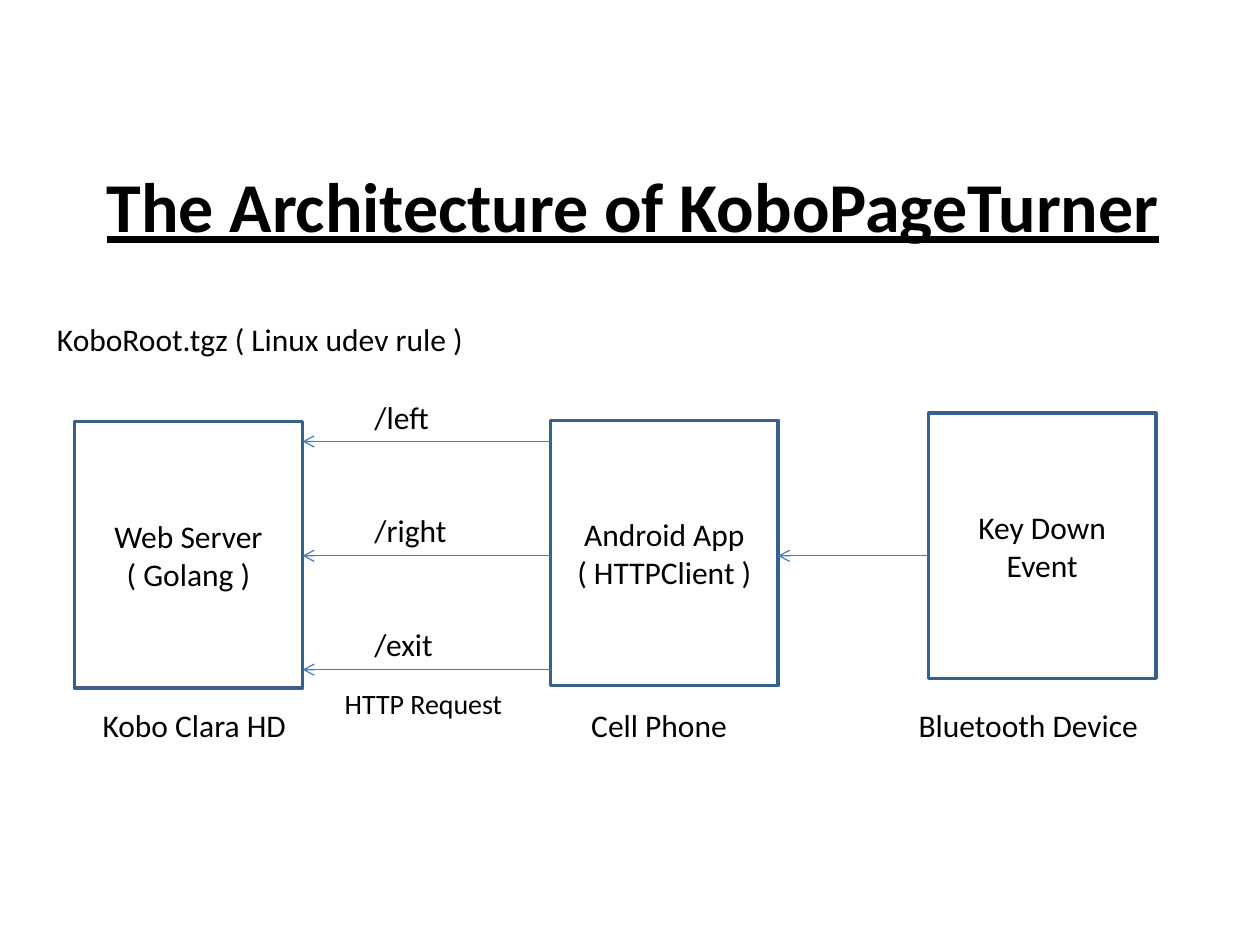
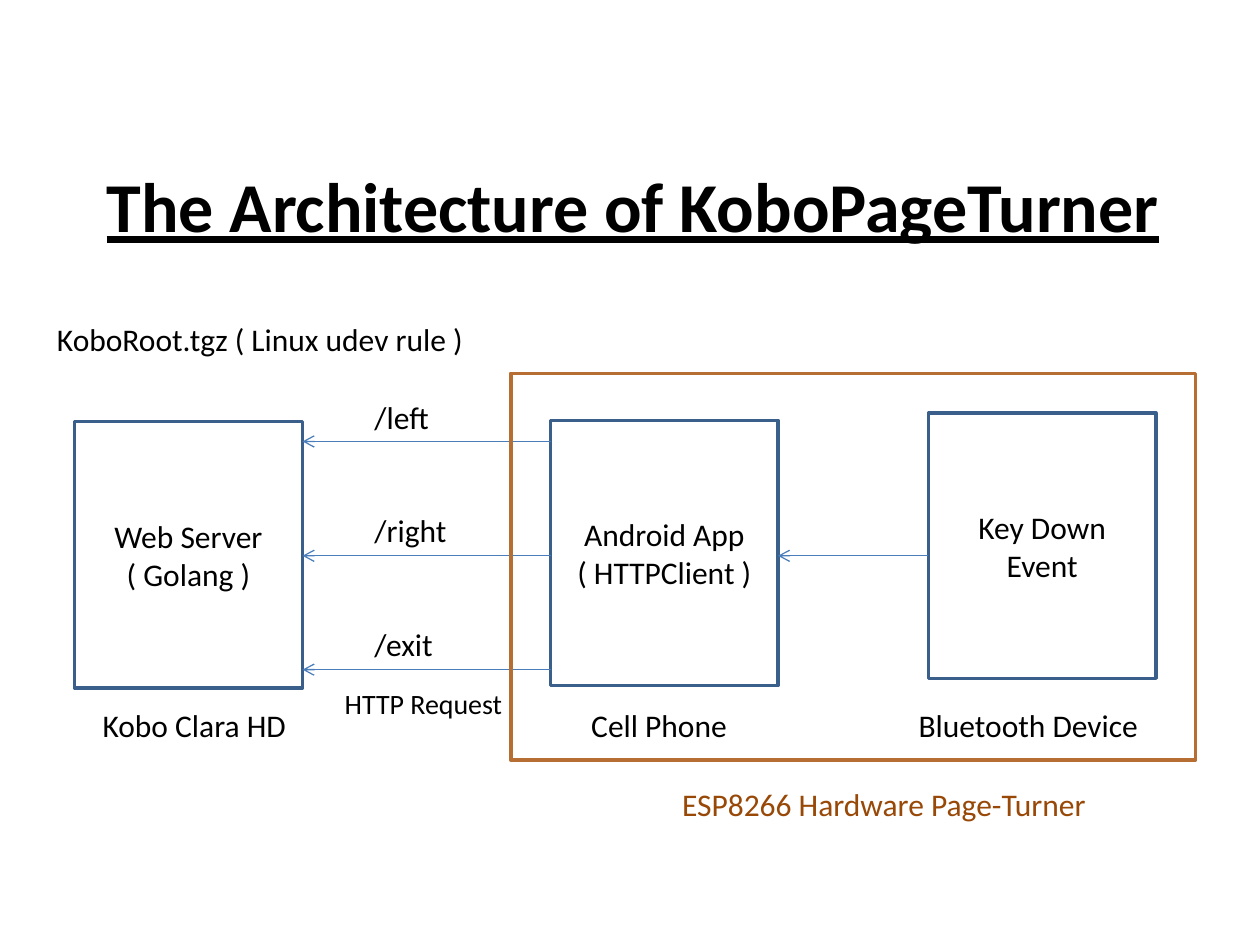
Before and after one commit to tylpk1216/KoboPageTurner, a slide deck: slide 1 of Doc/KoboPageTurner.pptx. Drawn at 1260x945 pixels with LibreOffice and Linux fonts; fonts in the diff are those of the drawing. Boxes give left, top, right and bottom in pixels: in the first picture for what was removed or moved away, otherwise in the second. Text is boxed around its words. In the diff, an @@ line names an element or a change of style, - is before the commit and + after.

Commit message:
Add ESP8266 in architecture.

```diff
--- a/Doc/KoboPageTurner.pptx
+++ b/Doc/KoboPageTurner.pptx
@@ rectangle added at [512, 373, 1196, 760], outline #B76F34 2 pt @@
@@ text added at [682, 794, 1086, 822], 18 pt, text #984807 @@
+ESP8266 Hardware Page-Turner
```
